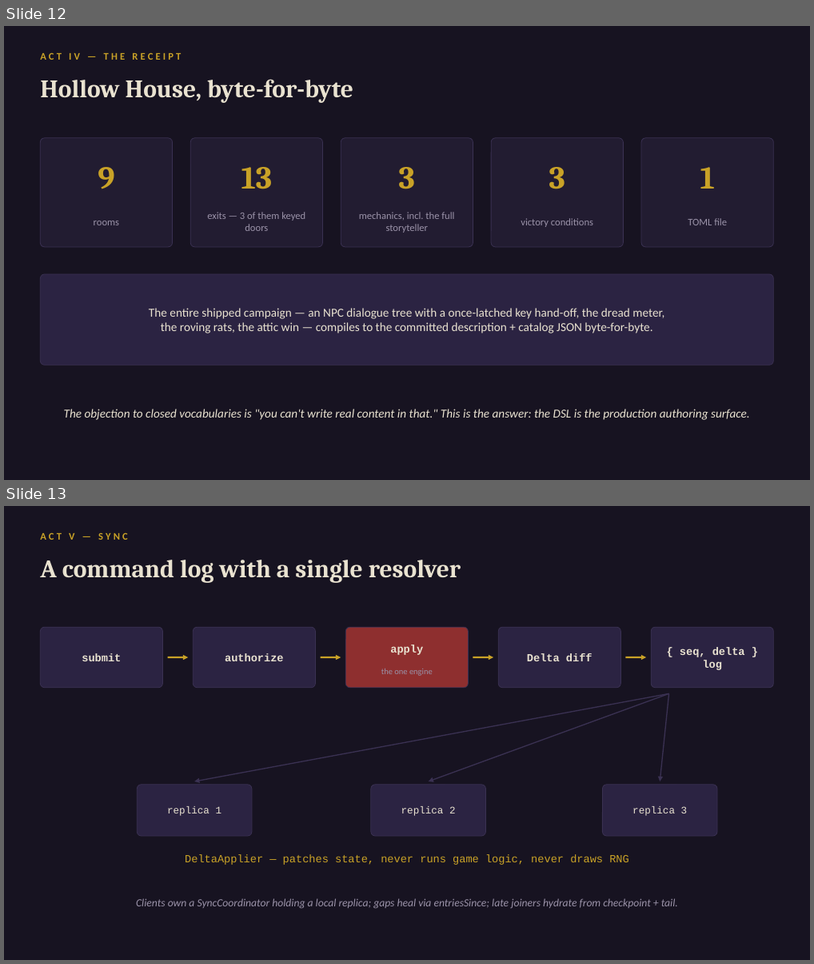
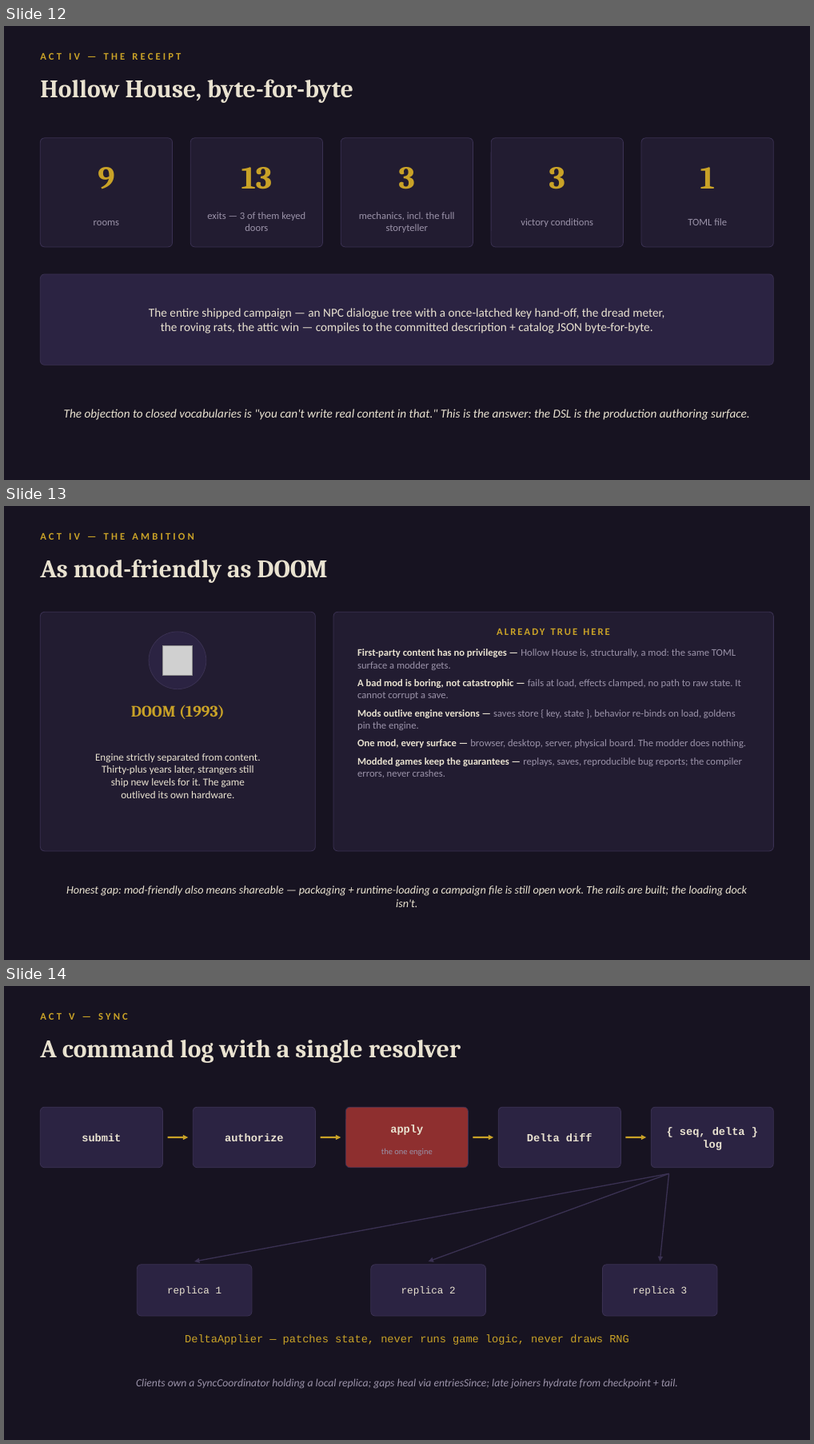
Before and after one commit to daniel0mullins/WickedWays, a slide deck: docs/talks/decks/04-deep-dive.pptx. Shown one above the other, each under a label of ours: slides 12 and 13 before the commit, slides 12, 13 and 14 after it. The pictures are 814x964 and 814x1444 pixels, drawn with LibreOffice and Linux fonts; fonts in the diff are those of the drawing; grey boxes stand for pictures. Boxes give left, top, right and bottom in pixels: in the first picture for what was removed or moved away, otherwise in the second. Text is boxed around its words. In the diff, an @@ line names an element or a change of style, - is before the commit and + after.

```diff
--- a/docs/talks/decks/04-deep-dive.pptx
+++ b/docs/talks/decks/04-deep-dive.pptx
@@ slide 13 added at (4, 506, 810, 960), background #171321 @@
@@ text added at (40, 532, 194, 540), 12 pt, text #C9A227, bold @@
+ACT IV — THE AMBITION
@@ text added at (40, 559, 328, 583), 30 pt, text #E9E2D0, bold @@
+As mod-friendly as DOOM
@@ rounded rectangle added at (40, 612, 315, 851), fill #221C31, outline #3A3152 0.75 pt @@
@@ rounded rectangle added at (334, 612, 774, 851), fill #221C31, outline #3A3152 0.75 pt @@
@@ ellipse added at (149, 632, 206, 689), fill #2B2342, outline #3A3152 0.75 pt @@
@@ picture added at (162, 645, 192, 675) @@
@@ text added at (358, 648, 746, 777), 12 pt, text #9A92A8 @@
+First-party content has no privileges — Hollow House is, structurally, a mod: the same TOML surface a modder gets.
+A bad mod is boring, not catastrophic — fails at load, effects clamped, no path to raw state. It cannot corrupt a save.
+Mods outlive engine versions — saves store { key, state }, behavior re-binds on load, goldens pin the engine.
+One mod, every surface — browser, desktop, server, physical board. The modder does nothing.
+Modded games keep the guarantees — replays, saves, reproducible bug reports; the compiler errors, never crashes.
@@ text added at (497, 628, 610, 635), 12 pt, text #C9A227, bold @@
+ALREADY TRUE HERE
@@ text added at (131, 704, 225, 719), 19 pt, text #C9A227, bold @@
+DOOM (1993)
@@ text added at (95, 753, 260, 798), 12.5 pt, text #E9E2D0 @@
+Engine strictly separated from content.
+Thirty-plus years later, strangers still
+ship new levels for it. The game
+outlived its own hardware.
@@ text added at (66, 885, 747, 907), 13.5 pt, text #E9E2D0, italic @@
+Honest gap: mod-friendly also means shareable — packaging + runtime-loading a campaign file is still open work. The rails are built; the loading dock isn't.
@@ what was slide 13 is now slide 14 @@
```
Also in this commit, not shown: 1 other slide added, 1 other file.
